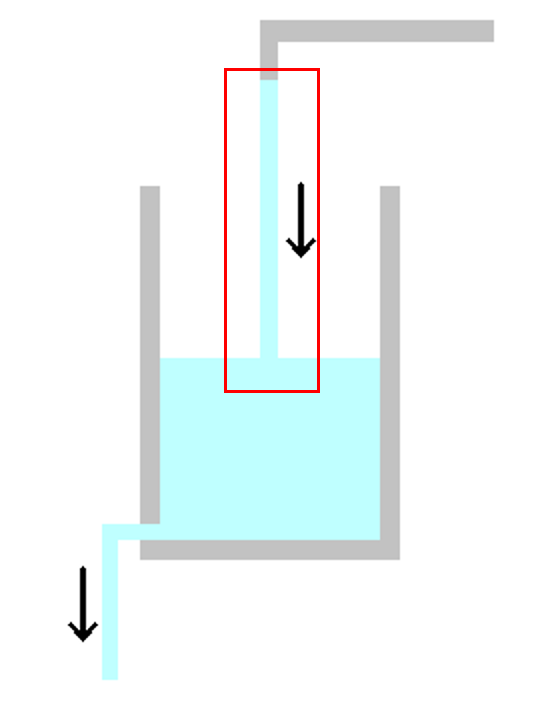
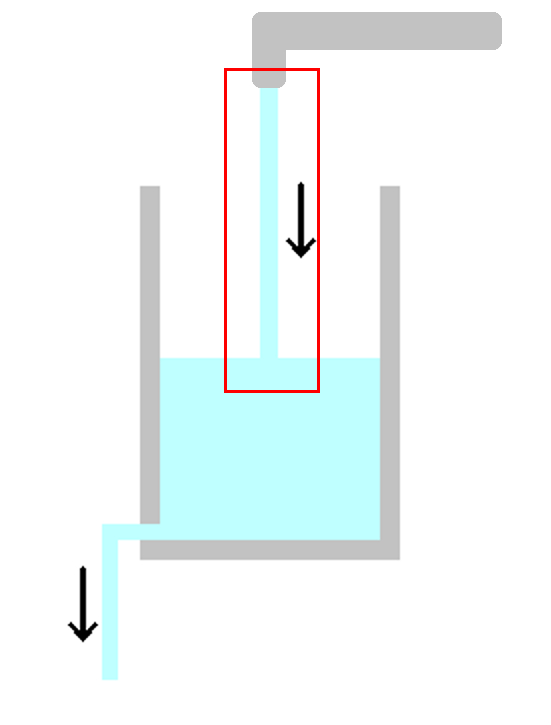
The second (551, 725) image is a revision of the first. Changes to its layers:
added layer "Layer #1" above "Background" over [252, 12, 502, 88]
painted on "Background" over [259, 19, 495, 88]
